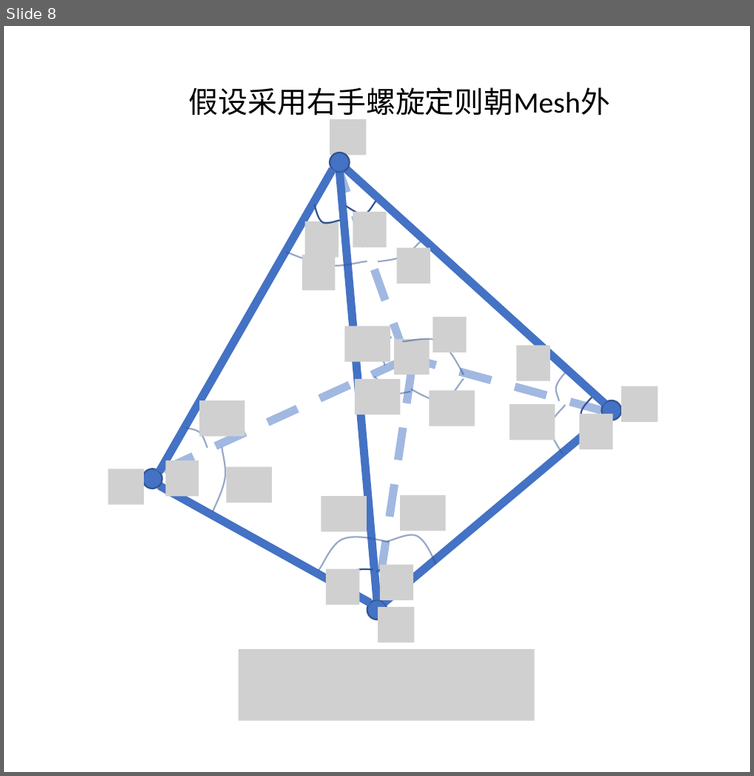
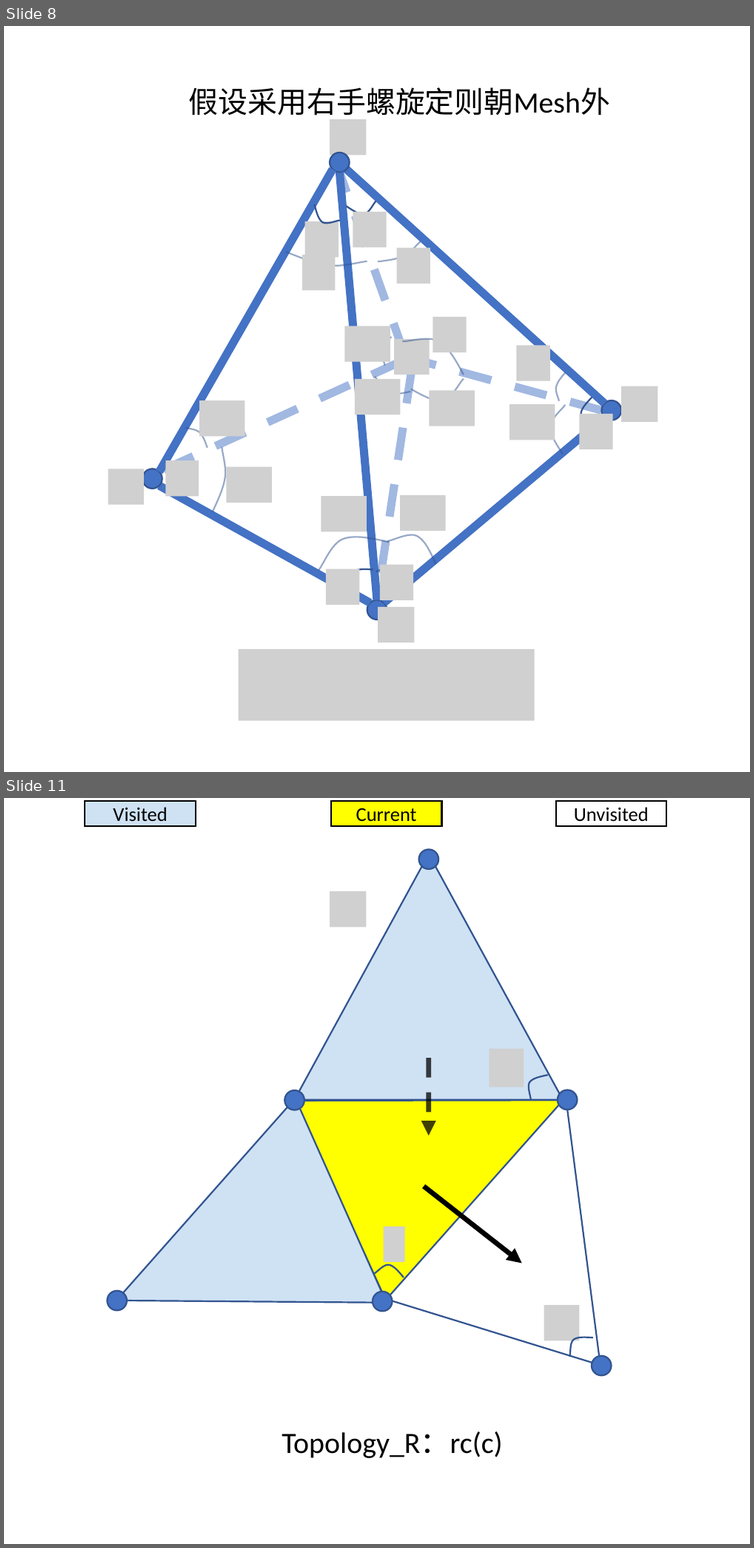
Before and after one commit to BigBang019/Reading, a slide deck: draco/operator.pptx. Shown one above the other, each under a label of ours: slide 8 before the commit, slides 8 and 11 after it; the slides between them are not shown. The pictures are 754x776 and 754x1548 pixels, drawn with LibreOffice and Linux fonts; fonts in the diff are those of the drawing; grey boxes stand for pictures. Boxes give left, top, right and bottom in pixels: in the first picture for what was removed or moved away, otherwise in the second. Text is boxed around its words. In the diff, an @@ line names an element or a change of style, - is before the commit and + after.

```diff
--- a/draco/operator.pptx
+++ b/draco/operator.pptx
@@ slide 11 added at [4,798,750,1544], background #FFFFFF @@
@@ rectangle added at [85,802,196,826], fill #CFE2F4, outline #000000 1 pt, 12 pt, text #000000 @@
+Visited
@@ rectangle added at [331,802,442,826], fill #FFFF00, outline #000000 1 pt, 12 pt, text #000000 @@
+Current
@@ rectangle added at [555,802,666,826], fill #FFFFFF, outline #000000 1 pt, 12 pt, text #000000 @@
+Unvisited
@@ triangle added at [294,854,562,1099], fill #CFE2F4, outline #325491 1 pt @@
@@ ellipse added at [418,850,438,870], fill #4472C4, outline #325491 1 pt @@
@@ picture added at [330,891,367,927] @@
@@ triangle added at [294,998,611,1304], fill #FFFF00, outline #325491 1 pt @@
@@ arrow added from (429, 1058) to (429, 1135), #000000 3 pt dashed @@
@@ picture added at [489,1048,524,1087] @@
@@ triangle added at [386,1064,672,1365], fill #FFFFFF, outline #325491 1 pt @@
@@ freeform shape added at [522,1069,547,1099], outline #325491 1 pt @@
@@ triangle added at [71,1098,386,1403], fill #CFE2F4, outline #325491 1 pt @@
@@ ellipse added at [285,1091,305,1111], fill #4472C4, outline #325491 1 pt @@
@@ ellipse added at [558,1090,578,1110], fill #4472C4, outline #325491 1 pt @@
@@ arrow added from (424, 1186) to (522, 1263), #000000 3 pt @@
@@ picture added at [383,1226,404,1262] @@
@@ freeform shape added at [374,1263,404,1277], outline #325491 1 pt @@
@@ ellipse added at [107,1290,127,1310], fill #4472C4, outline #325491 1 pt @@
@@ ellipse added at [373,1292,392,1312], fill #4472C4, outline #325491 1 pt @@
@@ picture added at [543,1306,579,1341] @@
@@ freeform shape added at [562,1329,592,1356], outline #325491 1 pt @@
@@ ellipse added at [592,1356,612,1377], fill #4472C4, outline #325491 1 pt @@
@@ text added at [282,1431,502,1458], 18 pt, text #000000 @@
+Topology_R：rc(c)
```
Also in this commit, not shown: 9 other slides added, 3 other files.
